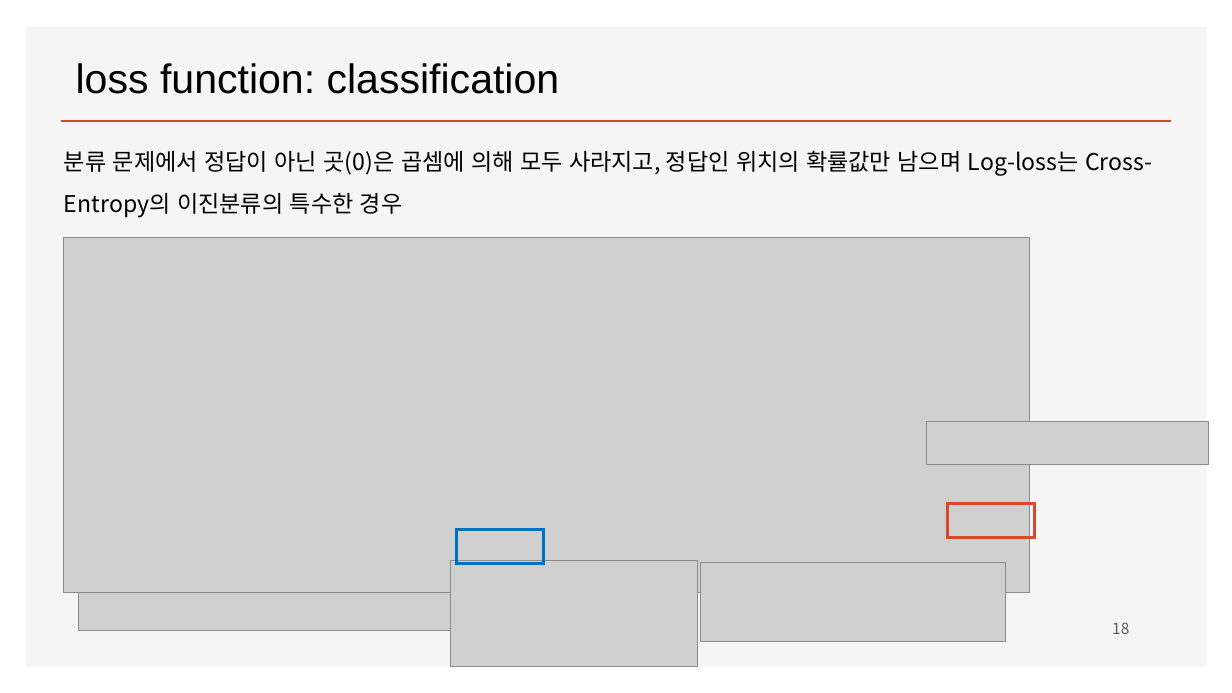
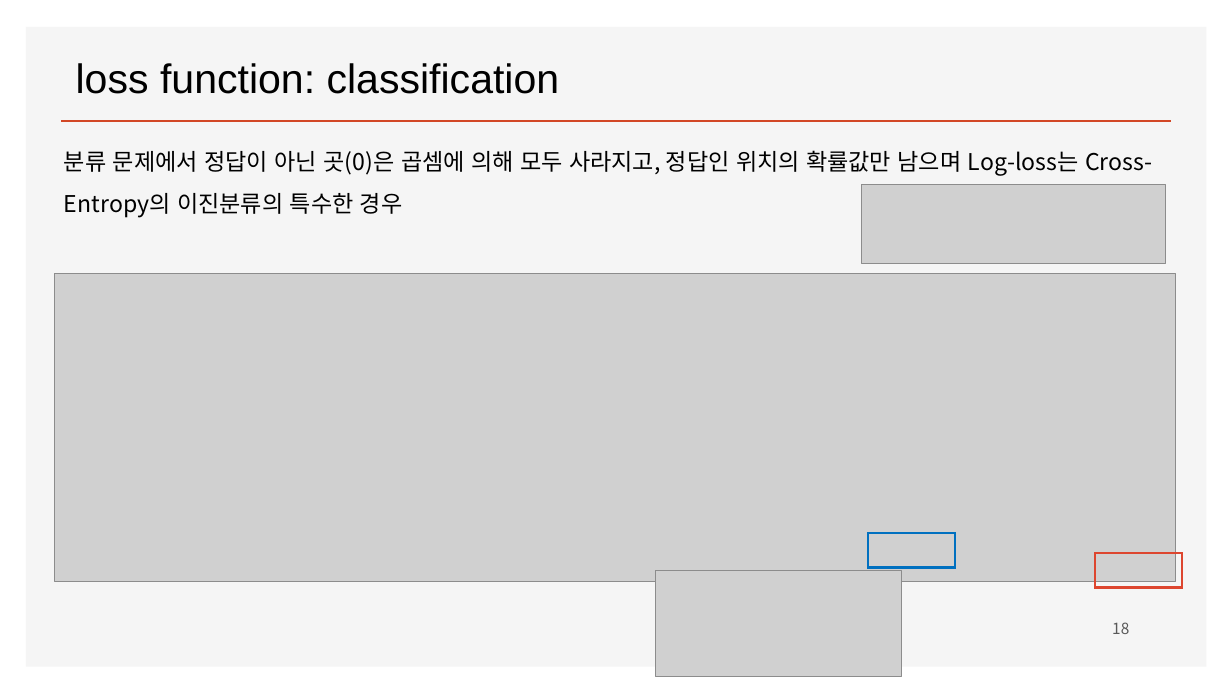
Before and after one commit to ancestor9/mathematics-for-machine-learning, a slide deck: slide 18 of Linear_Algebra/w6_Deep Learning.pptx. Drawn at 1232x693 pixels with LibreOffice and Linux fonts; fonts in the diff are those of the drawing; grey boxes stand for pictures; background and template pictures are left out. Boxes give left, top, right and bottom in pixels: in the first picture for what was removed or moved away, otherwise in the second. Text is boxed around its words. In the diff, an @@ line names an element or a change of style, - is before the commit and + after.

```diff
--- a/Linear_Algebra/w6_Deep Learning.pptx
+++ b/Linear_Algebra/w6_Deep Learning.pptx
@@ picture moved from (x1=701, y1=563, x2=1006, y2=642) to (x1=861, y1=185, x2=1165, y2=264) @@
@@ picture resized from (x1=64, y1=238, x2=1030, y2=592) to (x1=55, y1=274, x2=1175, y2=582) @@
@@ picture removed at (x1=927, y1=421, x2=1209, y2=465) @@
@@ rectangle moved from (x1=457, y1=530, x2=543, y2=564) to (x1=868, y1=533, x2=955, y2=567) @@
@@ rectangle moved from (x1=948, y1=504, x2=1035, y2=538) to (x1=1095, y1=553, x2=1182, y2=587) @@
@@ picture removed at (x1=79, y1=593, x2=451, y2=631) @@
@@ picture moved from (x1=451, y1=561, x2=698, y2=667) to (x1=655, y1=570, x2=902, y2=677) @@
```
Also in this commit, not shown: 1 other slide changed.
